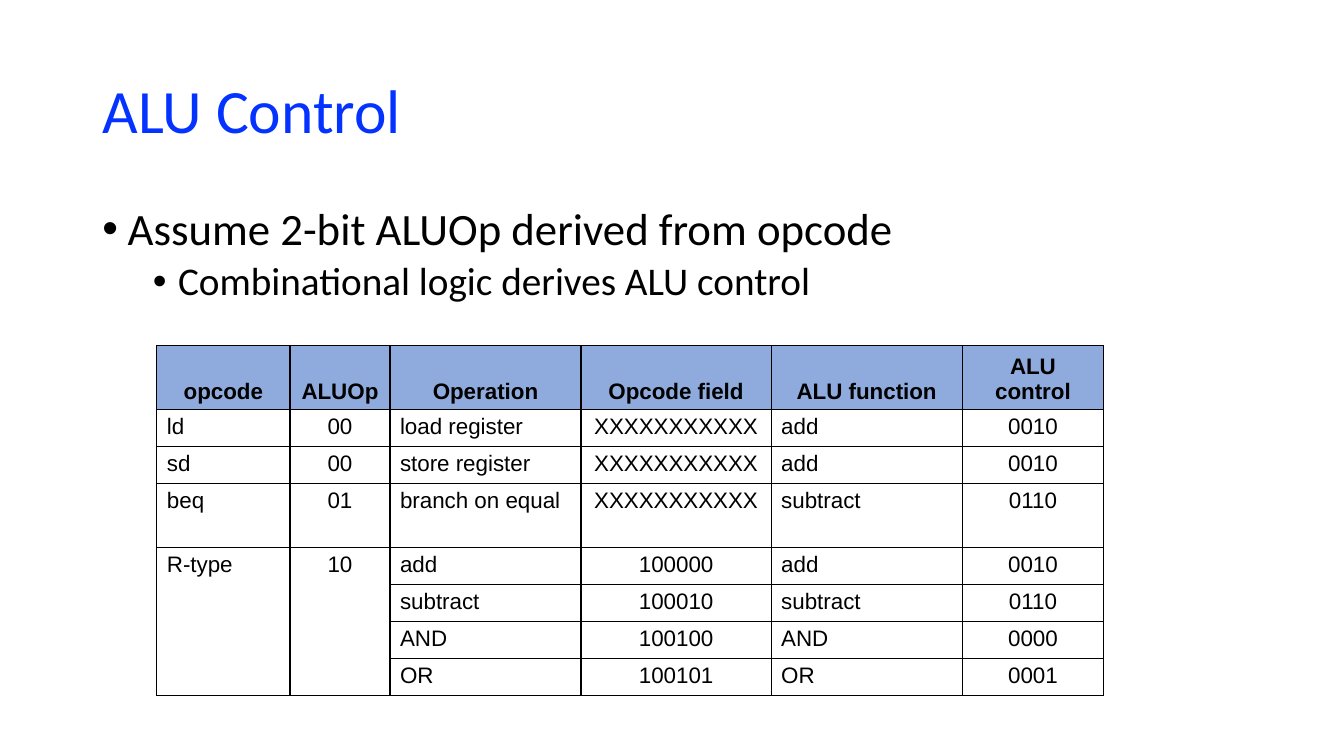
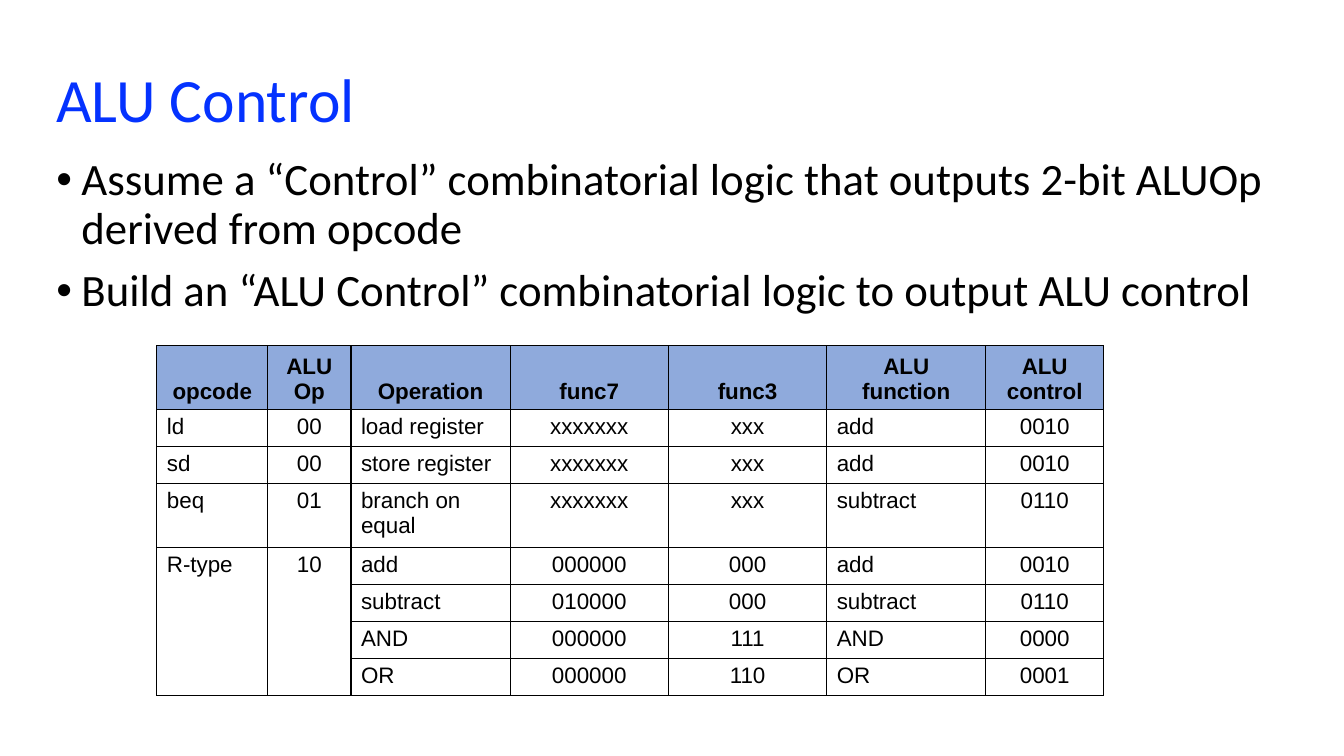
Before and after one commit to NYU-CSO/nyu-cso.github.io, a slide deck: slide 23 of notes/arch-cpu-simple.pptx. Drawn at 1344x756 pixels with LibreOffice and Linux fonts; fonts in the diff are those of the drawing. Boxes give left, top, right and bottom in pixels: in the first picture for what was removed or moved away, otherwise in the second. Text is boxed around its words. In the diff, an @@ line names an element or a change of style, - is before the commit and + after.

```diff
--- a/notes/arch-cpu-simple.pptx
+++ b/notes/arch-cpu-simple.pptx
@@ title "ALU Control": place and size @@
-title "ALU Control" at (102, 90, 401, 134)
+title "ALU Control" at (56, 79, 355, 123)
@@ text at (81, 163, 1262, 314): text changed; size 28 to 32 pt @@
-• Assume 2-bit ALUOp derived from opcode
-  • Combinational logic derives ALU control
+• Assume a “Control” combinatorial logic that outputs 2-bit ALUOp derived from opcode
+• Build an “ALU Control” combinatorial logic to output ALU control
@@ table at (157, 346, 1105, 696) @@
-column 4: Opcode field | XXXXXXXXXXX | XXXXXXXXXXX | XXXXXXXXXXX | 100000 | 100010 | 100100 | 100101
+column 4: func7 | xxxxxxx | xxxxxxx | xxxxxxx | 000000 | 010000 | 000000 | 000000
+column 5: func3 | xxx | xxx | xxx | 000 | 000 | 111 | 110
```
Also in this commit, not shown: 19 other slides changed, 1 slide added, 1 slide removed, 1 other file.
